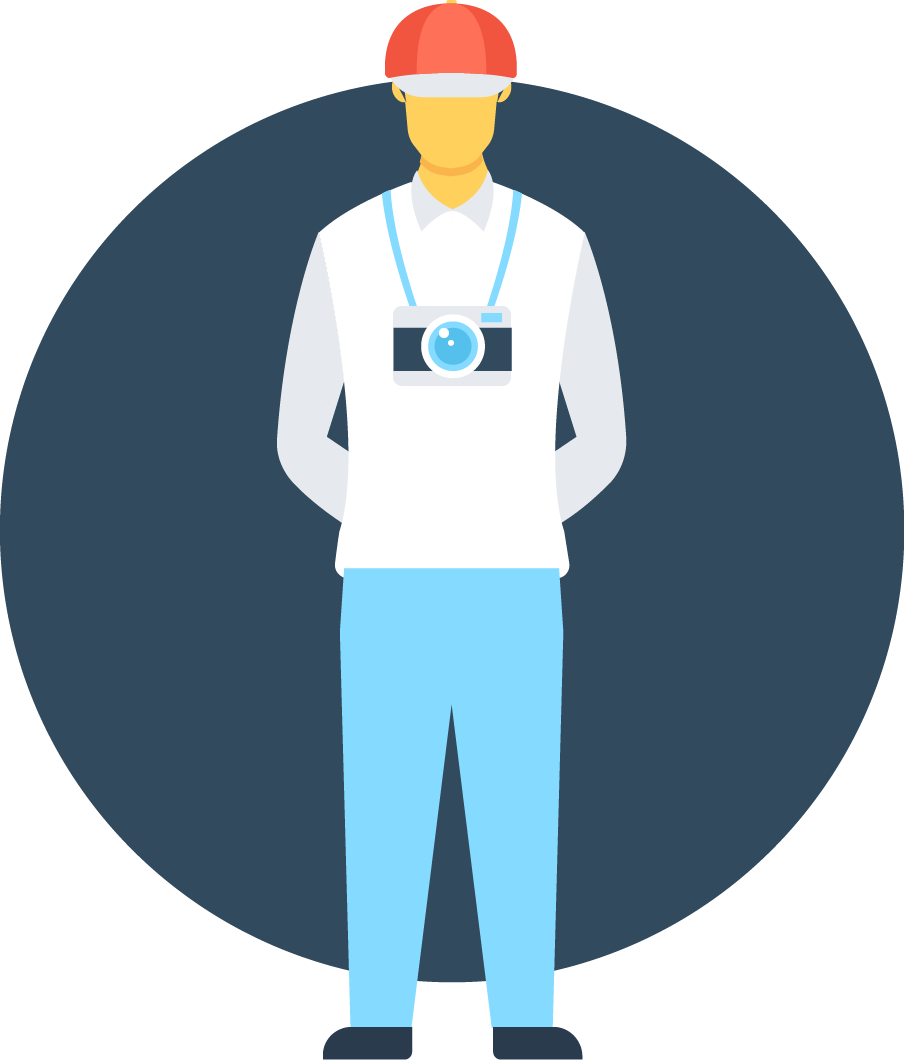
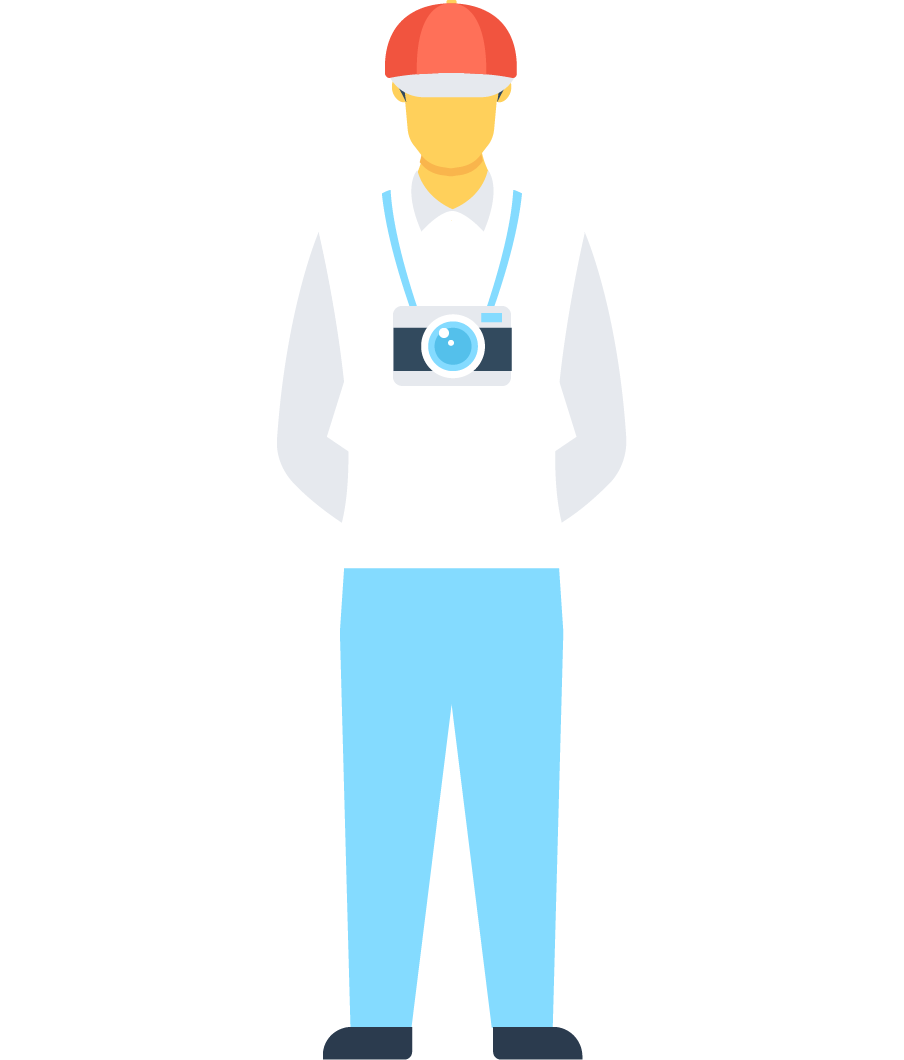
Layers edited between the first and the second 904px x 1060px image:
hid "<Path>" (2nd of 2, in "Layer 1") over [0, 81, 904, 983]
